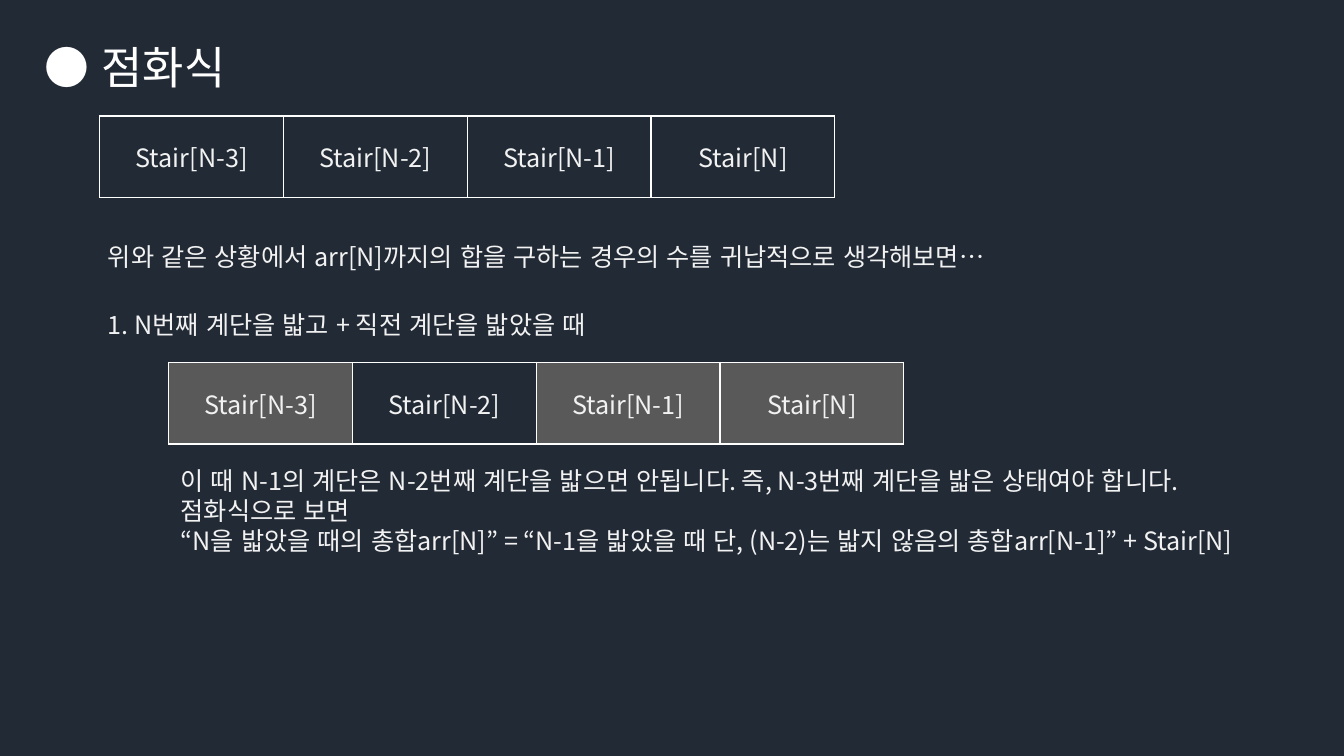
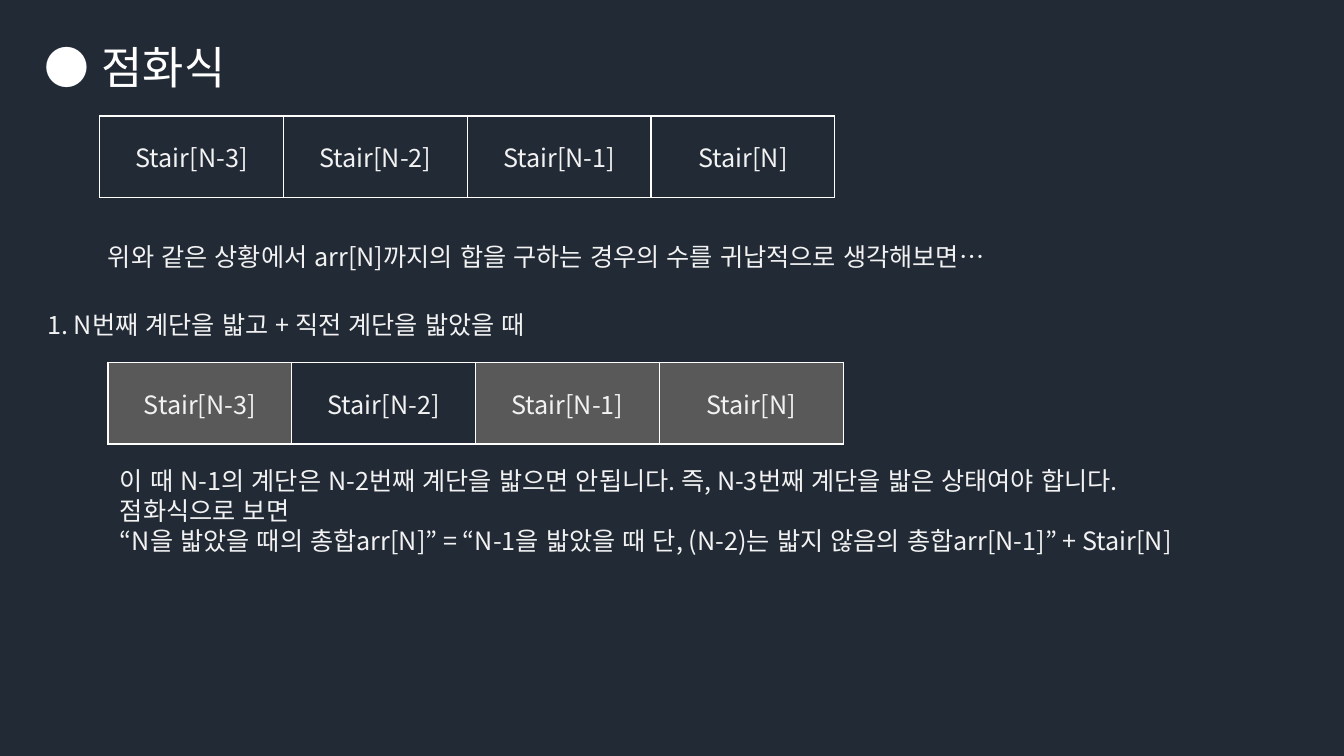
Before and after one commit to Groot-Space/Groot-space.github.io, a slide deck: slide 2 of assets/images/계단 오르기.pptx. Drawn at 1344x756 pixels with LibreOffice and Linux fonts; fonts in the diff are those of the drawing. Boxes give left, top, right and bottom in pixels: in the first picture for what was removed or moved away, otherwise in the second. Text is boxed around its words. In the diff, an @@ line names an element or a change of style, - is before the commit and + after.

```diff
--- a/assets/images/계단 오르기.pptx
+++ b/assets/images/계단 오르기.pptx
@@ 2 texts, 1 table: place and size @@
-2 texts, 1 table at bbox=[108, 313, 1232, 555]
+2 texts, 1 table at bbox=[47, 313, 1171, 555]
```
Also in this commit, not shown: 3 other files.
